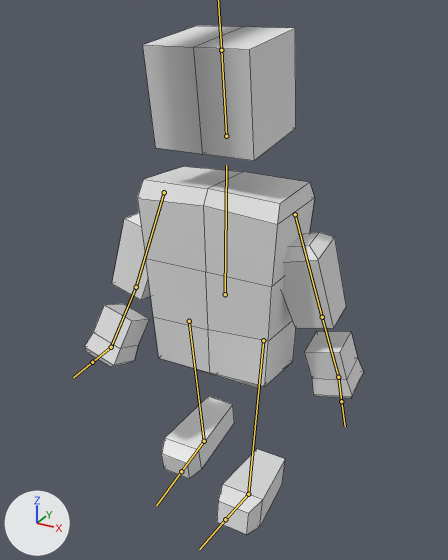
An edit to the FBX model Golfcourse Architect/Assets/FBX/Character/Adult_Male1.fbx, drawn before and after from the same camera.
Before and after are seen from a 50 mm camera at (3.99, -7.29, 7.17) aimed at (-0.02, 0.0, 3.53). Arrows for +X, +Y and +Z are at lower left; the lights stay in place. Both versions are drawn at frame 5 of the action 'metarig|Walk'; the numbers are the values there. The bones that bend it are drawn over the model as lines. Mesh edges are drawn as thin lines.
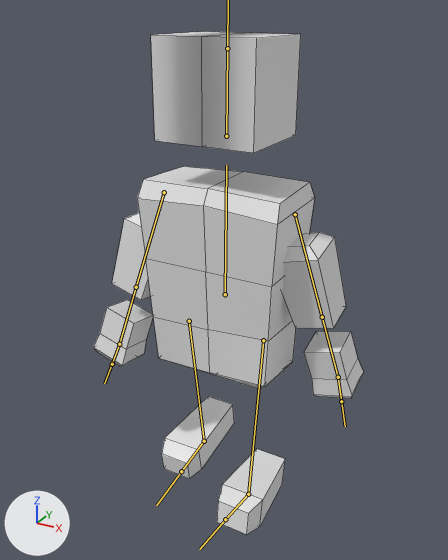
The edits, one by one:
Bone 'RightHand' (bone_righthand) turns from (0, 0, 13) to (0, 0, 0) degrees about its own x, y and z.
Bone 'Head' (bone_head) turns from (8, 0, 0) to (0, 0, 0) degrees about its own x, y and z.

Where the change shows, as pixel boxes (x1, y1, x2, y2) in the pictures (448 x 560 px):
'Cube', posed
    before: (84, 26, 363, 534)
    after: (93, 31, 363, 534)
bone 'RightHand', root to tip
    before: (136, 287) to (111, 347)
    after: (136, 287) to (119, 344)
bone 'Head', root to tip
    before: (226, 136) to (221, 50)
    after: (226, 136) to (227, 48)
